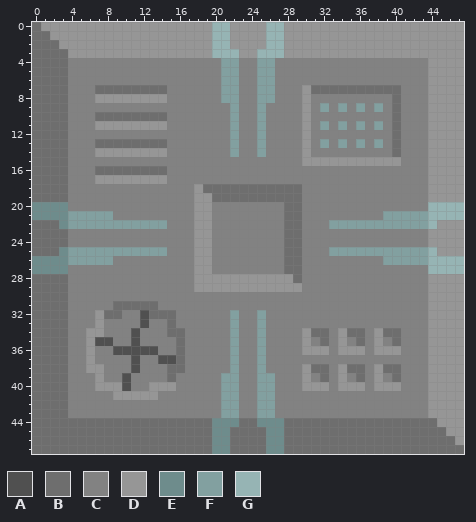
Pixel-art sprite, stored at Caveworks/Content/Buildings/Machines/AssemblingMachine.png. The picture above was drawn from the file before the commit.
The file is 48x48 pixels.
Palette (. is transparent): A #505050  B #6e6e6e  C #828282  D #969696  E #6e8c8c  F #82a0a0  G #96b4b4
Pixels before, first column x 0:
 0 BDDDDDDDDDDDDDDDDDDDGGDDDDGGDDDDDDDDDDDDDDDDDDDD
 1 BBDDDDDDDDDDDDDDDDDDGGDDDDGGDDDDDDDDDDDDDDDDDDDD
 2 BBBDDDDDDDDDDDDDDDDDGGDDDDGGDDDDDDDDDDDDDDDDDDDD
 3 BBBBDDDDDDDDDDDDDDDDGGGDDGGGDDDDDDDDDDDDDDDDDDDD
 4 BBBBCCCCCCCCCCCCCCCCCFFCCFFCCCCCCCCCCCCCCCCCDDDD
 5 BBBBCCCCCCCCCCCCCCCCCFFCCFFCCCCCCCCCCCCCCCCCDDDD
 6 BBBBCCCCCCCCCCCCCCCCCFFCCFFCCCCCCCCCCCCCCCCCDDDD
 7 BBBBCCCBBBBBBBBCCCCCCFFCCFFCCCDBBBBBBBBBBCCCDDDD
 8 BBBBCCCDDDDDDDDCCCCCCFFCCFFCCCDCCCCCCCCCBCCCDDDD
 9 BBBBCCCCCCCCCCCCCCCCCCFCCFCCCCDCFCFCFCFCBCCCDDDD
10 BBBBCCCBBBBBBBBCCCCCCCFCCFCCCCDCCCCCCCCCBCCCDDDD
11 BBBBCCCDDDDDDDDCCCCCCCFCCFCCCCDCFCFCFCFCBCCCDDDD
12 BBBBCCCCCCCCCCCCCCCCCCFCCFCCCCDCCCCCCCCCBCCCDDDD
13 BBBBCCCBBBBBBBBCCCCCCCFCCFCCCCDCFCFCFCFCBCCCDDDD
14 BBBBCCCDDDDDDDDCCCCCCCFCCFCCCCDCCCCCCCCCBCCCDDDD
15 BBBBCCCCCCCCCCCCCCCCCCCCCCCCCCDDDDDDDDDDDCCCDDDD
16 BBBBCCCBBBBBBBBCCCCCCCCCCCCCCCCCCCCCCCCCCCCCDDDD
17 BBBBCCCDDDDDDDDCCCCCCCCCCCCCCCCCCCCCCCCCCCCCDDDD
18 BBBBCCCCCCCCCCCCCCDBBBBBBBBBBBCCCCCCCCCCCCCCDDDD
19 BBBBCCCCCCCCCCCCCCDDBBBBBBBBBBCCCCCCCCCCCCCCDDDD
20 EEEECCCCCCCCCCCCCCDDCCCCCCCCBBCCCCCCCCCCCCCCGGGG
21 EEEEFFFFFCCCCCCCCCDDCCCCCCCCBBCCCCCCCCCFFFFFGGGG
22 BBBEFFFFFFFFFFFCCCDDCCCCCCCCBBCCCFFFFFFFFFFFGDDD
23 BBBBCCCCCCCCCCCCCCDDCCCCCCCCBBCCCCCCCCCCCCCCDDDD
24 BBBBCCCCCCCCCCCCCCDDCCCCCCCCBBCCCCCCCCCCCCCCDDDD
25 BBBEFFFFFFFFFFFCCCDDCCCCCCCCBBCCCFFFFFFFFFFFGDDD
26 EEEEFFFFFCCCCCCCCCDDCCCCCCCCBBCCCCCCCCCFFFFFGGGG
27 EEEECCCCCCCCCCCCCCDDCCCCCCCCBBCCCCCCCCCCCCCCGGGG
28 BBBBCCCCCCCCCCCCCCDDDDDDDDDDDBCCCCCCCCCCCCCCDDDD
29 BBBBCCCCCCCCCCCCCCDDDDDDDDDDDDCCCCCCCCCCCCCCDDDD
30 BBBBCCCCCCCCCCCCCCCCCCCCCCCCCCCCCCCCCCCCCCCCDDDD
31 BBBBCCCCCBBBBBCCCCCCCCCCCCCCCCCCCCCCCCCCCCCCDDDD
32 BBBBCCCDBBCCABBBCCCCCCFCCFCCCCCCCCCCCCCCCCCCDDDD
33 BBBBCCCDCCCCACCBCCCCCCFCCFCCCCCCCCCCCCCCCCCCDDDD
34 BBBBCCDDCCCACCCBBCCCCCFCCFCCCCDBBCDBBCDBBCCCDDDD
35 BBBBCCDAACCACCCCBCCCCCFCCFCCCCDCBCDCBCDCBCCCDDDD
36 BBBBCCDCCAAAAACCBCCCCCFCCFCCCCDDDCDDDCDDDCCCDDDD
37 BBBBCCDCCCCACCAABCCCCCFCCFCCCCCCCCCCCCCCCCCCDDDD
38 BBBBCCDDCCCACCCBBCCCCCFCCFCCCCDBBCDBBCDBBCCCDDDD
39 BBBBCCCDCCACCCCBCCCCCFFCCFFCCCDCBCDCBCDCBCCCDDDD
40 BBBBCCCDDDACCDDDCCCCCFFCCFFCCCDDDCDDDCDDDCCCDDDD
41 BBBBCCCCCDDDDDCCCCCCCFFCCFFCCCCCCCCCCCCCCCCCDDDD
42 BBBBCCCCCCCCCCCCCCCCCFFCCFFCCCCCCCCCCCCCCCCCDDDD
43 BBBBCCCCCCCCCCCCCCCCCFFCCFFCCCCCCCCCCCCCCCCCDDDD
44 BBBBBBBBBBBBBBBBBBBBEEEBBEEEBBBBBBBBBBBBBBBBBDDD
45 BBBBBBBBBBBBBBBBBBBBEEBBBBEEBBBBBBBBBBBBBBBBBBDD
46 BBBBBBBBBBBBBBBBBBBBEEBBBBEEBBBBBBBBBBBBBBBBBBBD
47 BBBBBBBBBBBBBBBBBBBBEEBBBBEEBBBBBBBBBBBBBBBBBBBB
New version:
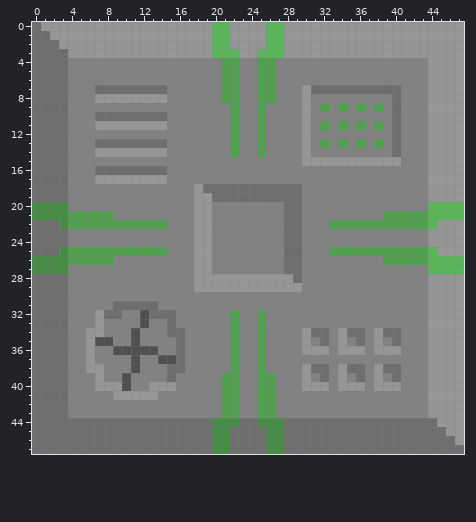
Changes in this commit:
Colour E changes from #6e8c8c to #468c46.
Colour F changes from #82a0a0 to #50a050.
Colour G changes from #96b4b4 to #5ab45a.
